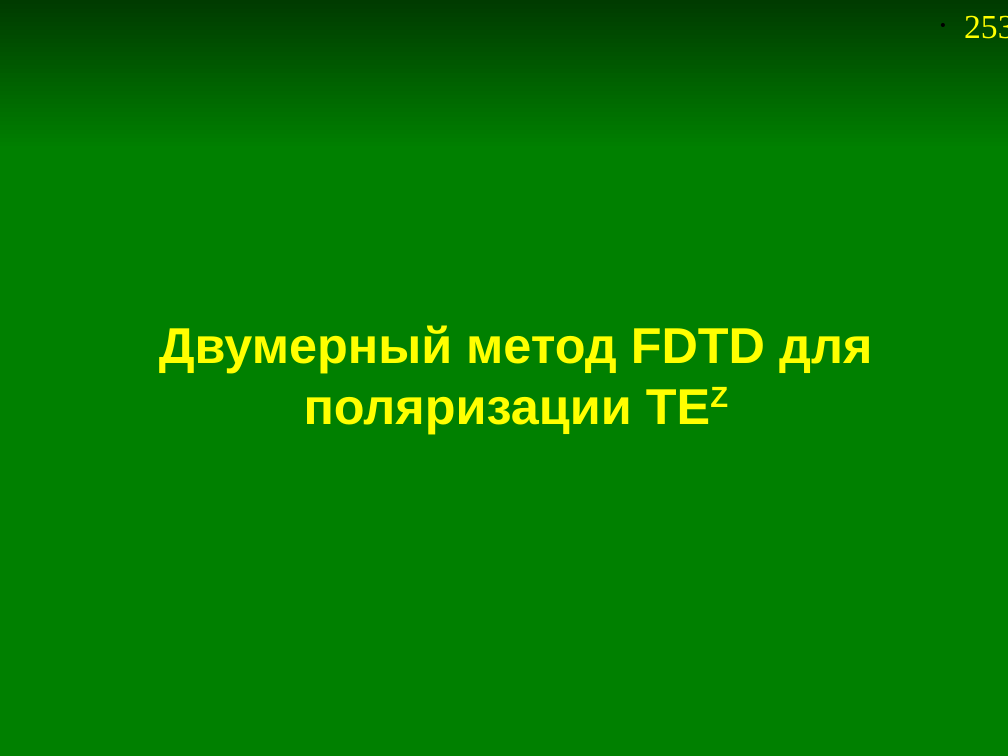
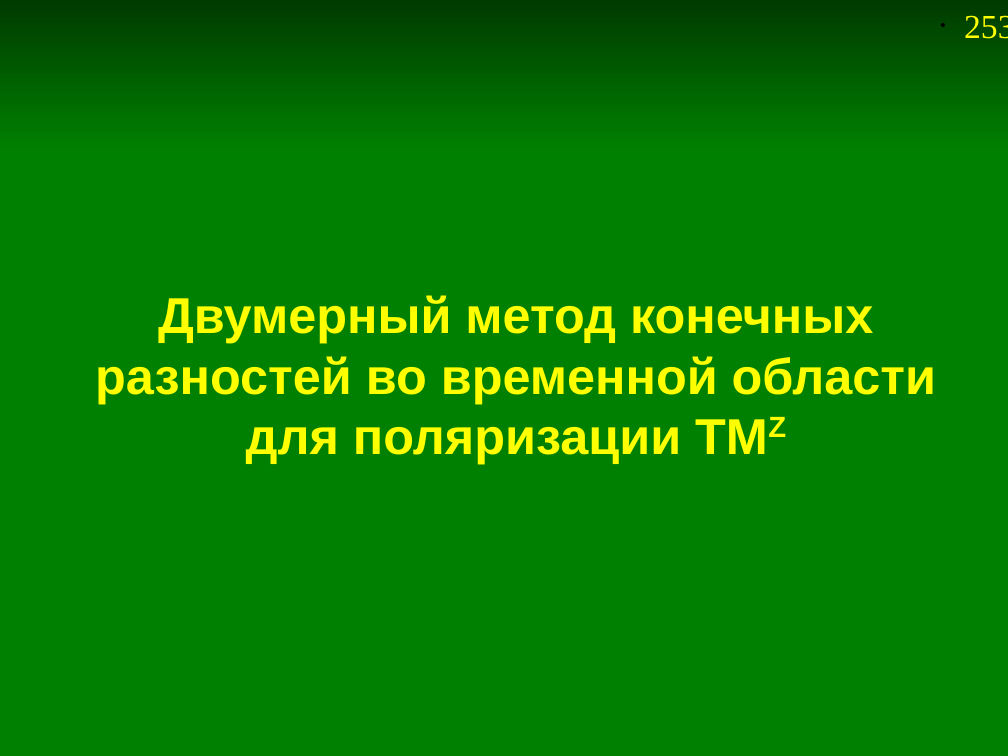
Before and after one commit to andris0147sv/modelling, a slide deck: slide 253 of presentations/2. FDTD.odp. Drawn at 1008x756 pixels with LibreOffice and Linux fonts; fonts in the diff are those of the drawing. Boxes give left, top, right and bottom in pixels: in the first picture for what was removed or moved away, otherwise in the second. Text is boxed around its words. In the diff, an @@ line names an element or a change of style, - is before the commit and + after.

```diff
--- a/presentations/2. FDTD.odp
+++ b/presentations/2. FDTD.odp
@@ title at [95,295,936,464]: text changed @@
-Двумерный метод FDTD для поляризации TEZ
+Двумерный метод конечных разностей во временной области
+для поляризации TMZ
```
Also in this commit, not shown: 2 other slides changed, 2 slides added, 2 slides removed, 9 other files.
